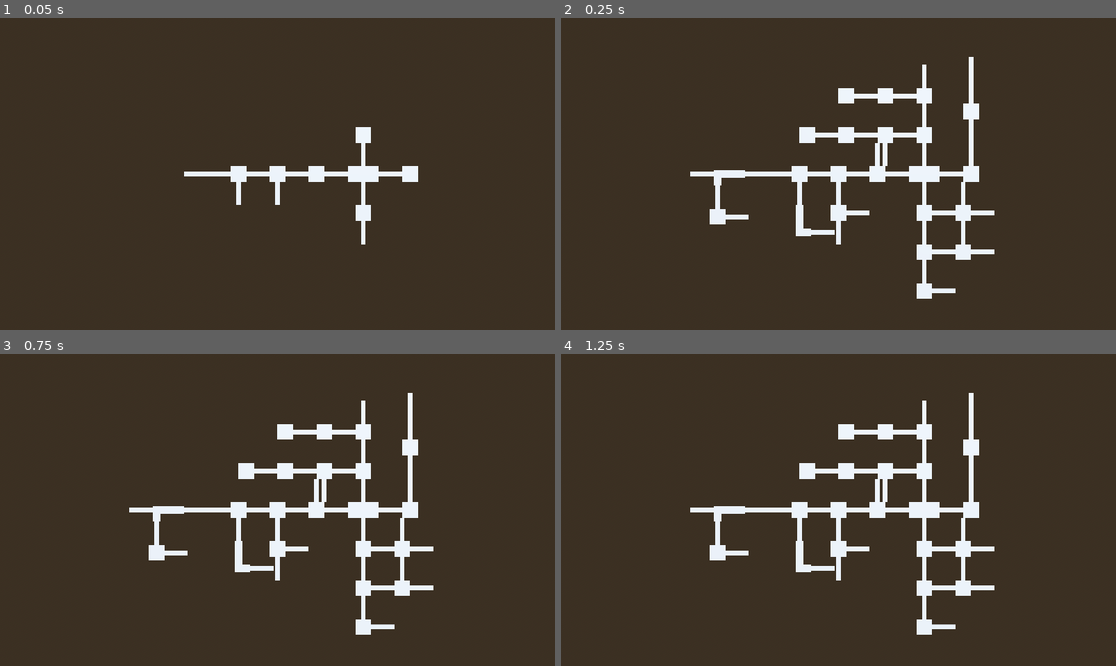
Above: before the commit, frames 1-4 (two rows, left to right).
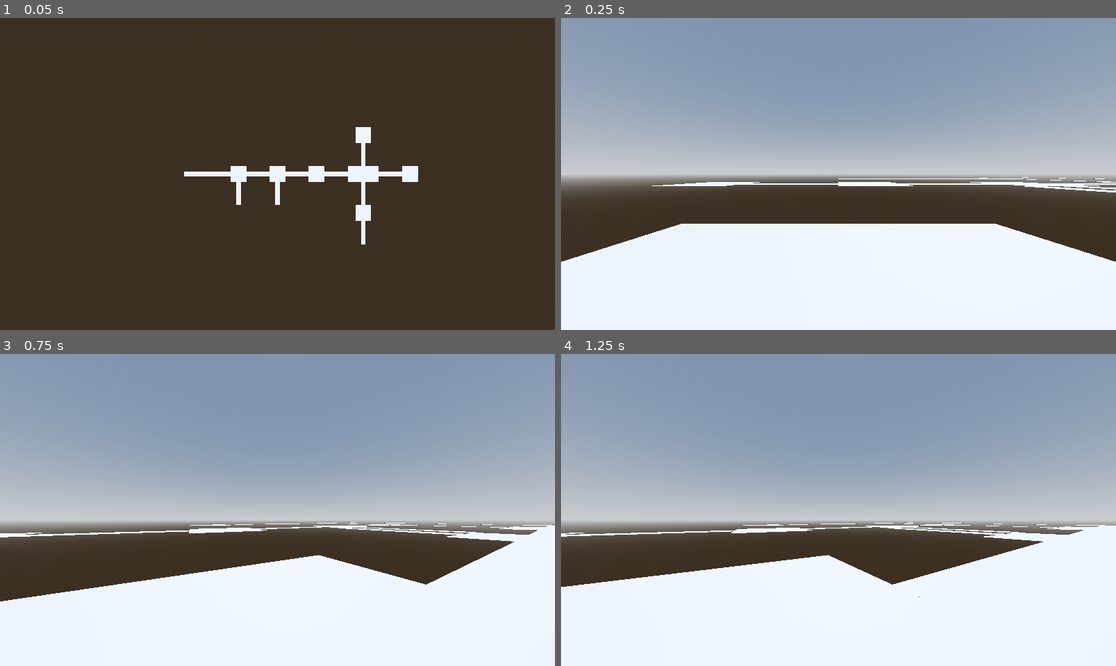
Above: after the commit, the same moments.

Repository: SzymonJaroslawski/rouge-descend
Game: Godot game, scene res://game.tscn
The game is run twice, just before and just after one commit, with the same random seed, the same clock (stepped at 60 frames per second) and the same inputs.
Inputs (mouse positions are in pixels of both pictures, inside the frame that each line leads up to):
- Up to frame 1 (0.05 s): no input
- Up to frame 2 (0.25 s): no input
- Up to frame 3 (0.75 s): move the mouse to (399, 494) at 0.52 s; hold D (right) from 0.53 s (still down)
- Up to frame 4 (1.25 s): keep holding D (right)

Frame 1 is identical in both runs. In frame 2, 86% of the frame differs, in the area x 0-100%, y 0-100%; in frame 3, 89%; in frame 4, 91%.

Commit message:
Add spawn player param to game node

Diff:
--- a/game.gd
+++ b/game.gd
@@ -2,6 +2,7 @@
 
 @export var rooms: int
 @export var player_scene: PackedScene
+@export var spawn_player: bool = true
 
 @onready var dungeon_generator: DungeonGenerator = $DungeonGenerator
 @onready var physics_ticks: int = ProjectSettings.get_setting("physics/common/physics_ticks_per_second")
@@ -17,7 +18,8 @@
 	await dungeon_generator.generate()
 	Global.generation_finished.emit()
 	Engine.physics_ticks_per_second = physics_ticks
-	#_spawn_player()
+	if spawn_player:
+		_spawn_player()
 
 func _spawn_player() -> void:
 	camera_3d.queue_free()
